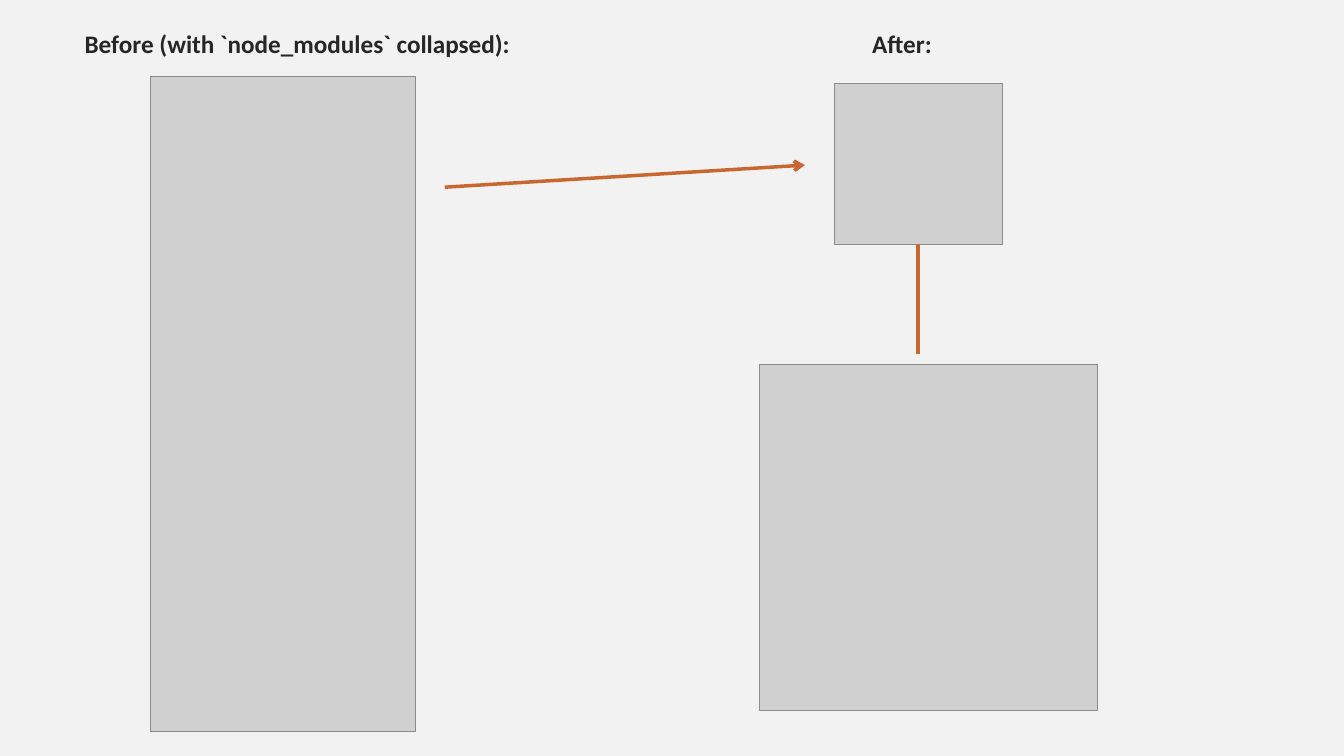
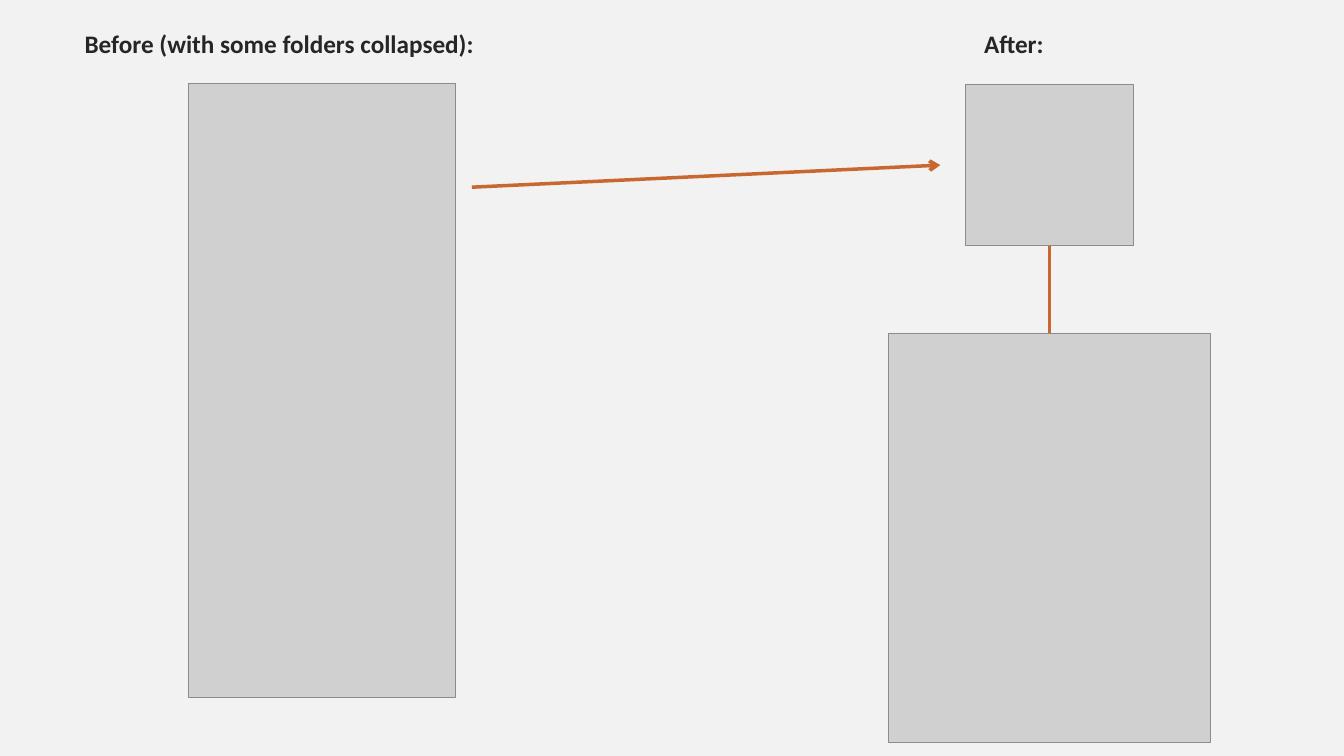
Before and after one commit to dub-flow/veracode-javascript-packager, a slide deck: slide 8 of demo.pptx. Drawn at 1344x756 pixels with LibreOffice and Linux fonts; fonts in the diff are those of the drawing; grey boxes stand for pictures. Boxes give left, top, right and bottom in pixels: in the first picture for what was removed or moved away, otherwise in the second. Text is boxed around its words. In the diff, an @@ line names an element or a change of style, - is before the commit and + after.

```diff
--- a/demo.pptx
+++ b/demo.pptx
@@ text "After:": place and size @@
-text "After:" at [872, 35, 932, 53]
+text "After:" at [984, 35, 1044, 53]
@@ text at [85, 34, 473, 57]: text changed @@
-Before (with `node_modules` collapsed):
+Before (with some folders collapsed):
@@ picture: place and size @@
-picture at [151, 77, 415, 732]
+picture at [189, 84, 456, 698]
@@ picture: place and size @@
-picture at [835, 84, 1003, 245]
+picture at [966, 85, 1134, 246]
@@ arrow moved from (445, 188) - (806, 165) to (472, 188) - (941, 165) @@
@@ line moved from (919, 244) - (919, 354) to (1050, 246) - (1050, 334) @@
@@ picture added at [888, 334, 1210, 743] @@
@@ picture removed at [759, 365, 1098, 711] @@
```
Also in this commit, not shown: 5 other slides changed, 1 slide removed.
